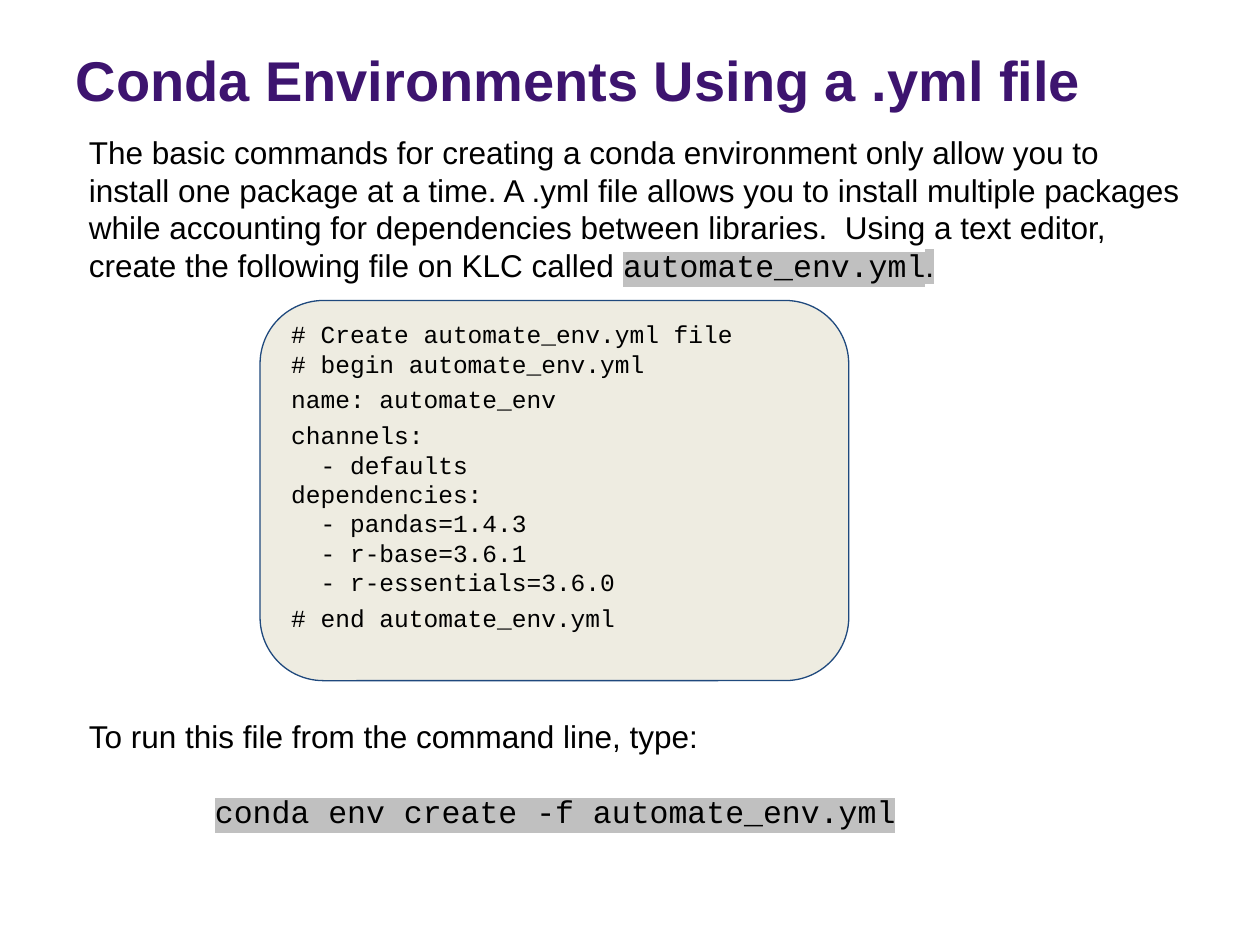
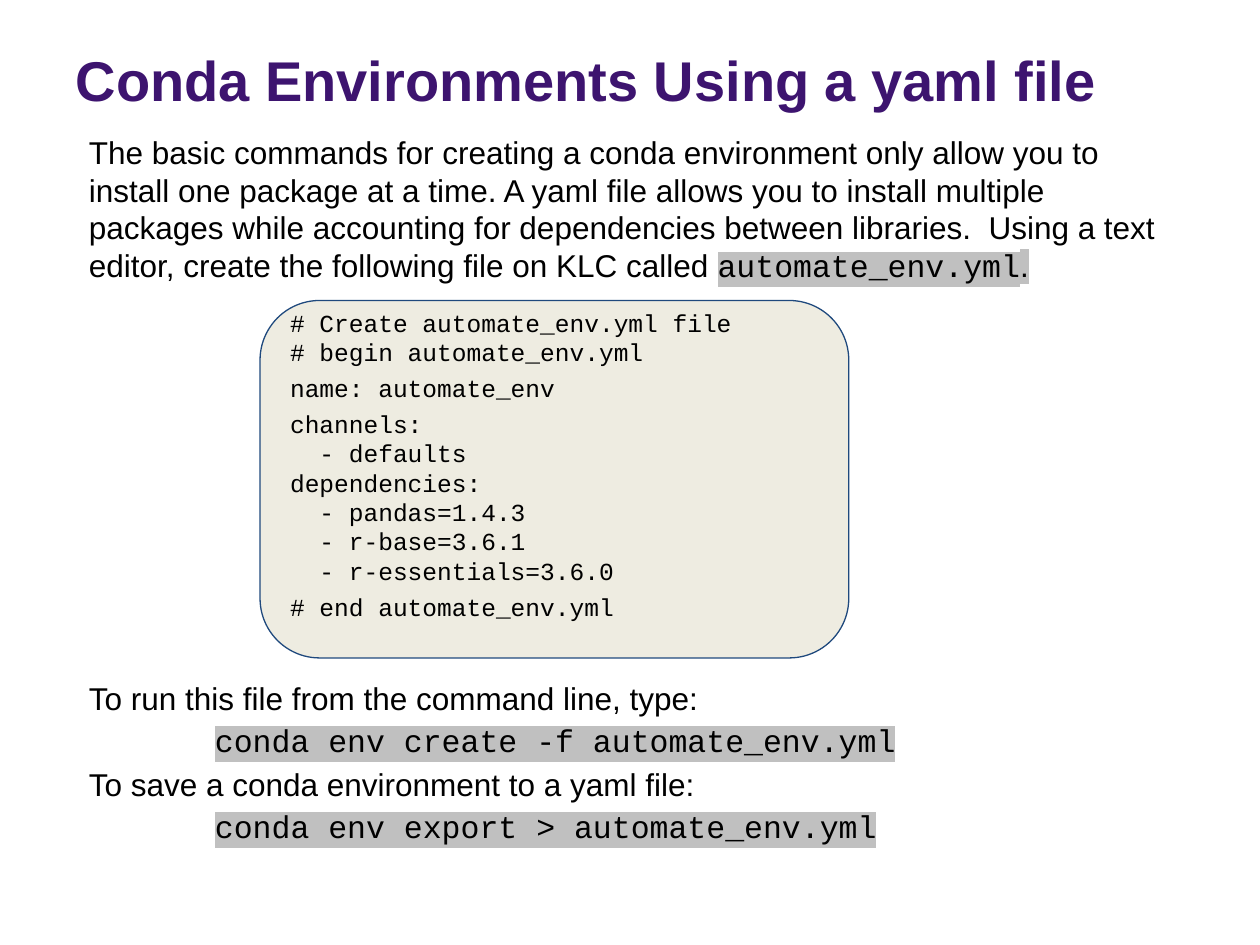
Before and after one commit to rs-kellogg/fellows_workshop_2022, a slide deck: slide 25 of Session3_Version_Control/Session3_Version_Control.pptx. Drawn at 1260x945 pixels with LibreOffice and Linux fonts; fonts in the diff are those of the drawing; background and template pictures are left out. Boxes give left, top, right and bottom in pixels: in the first picture for what was removed or moved away, otherwise in the second. Text is boxed around its words. In the diff, an @@ line names an element or a change of style, - is before the commit and + after.

```diff
--- a/Session3_Version_Control/Session3_Version_Control.pptx
+++ b/Session3_Version_Control/Session3_Version_Control.pptx
@@ title at [76,60,1096,111]: text changed @@
-Conda Environments Using a .yml file
+Conda Environments Using a yaml file
@@ text at [89,141,1155,287]: text changed @@
-The basic commands for creating a conda environment only allow you to install one package at a time. A .yml file allows you to install multiple packages while accounting for dependencies between libraries. Using a text editor, create the following file on KLC called automate_env.yml.
+The basic commands for creating a conda environment only allow you to install one package at a time. A yaml file allows you to install multiple packages while accounting for dependencies between libraries. Using a text editor, create the following file on KLC called automate_env.yml.
@@ rounded rectangle "# Create automate_env.yml file": place and size @@
-rounded rectangle "# Create automate_env.yml file" at [260,301,848,682]
+rounded rectangle "# Create automate_env.yml file" at [260,301,848,659]
@@ text at [89,773,876,845]: paragraphs added @@
+To save a conda environment to a yaml file:
+conda env export > automate_env.yml
```
Also in this commit, not shown: 1 other file.
